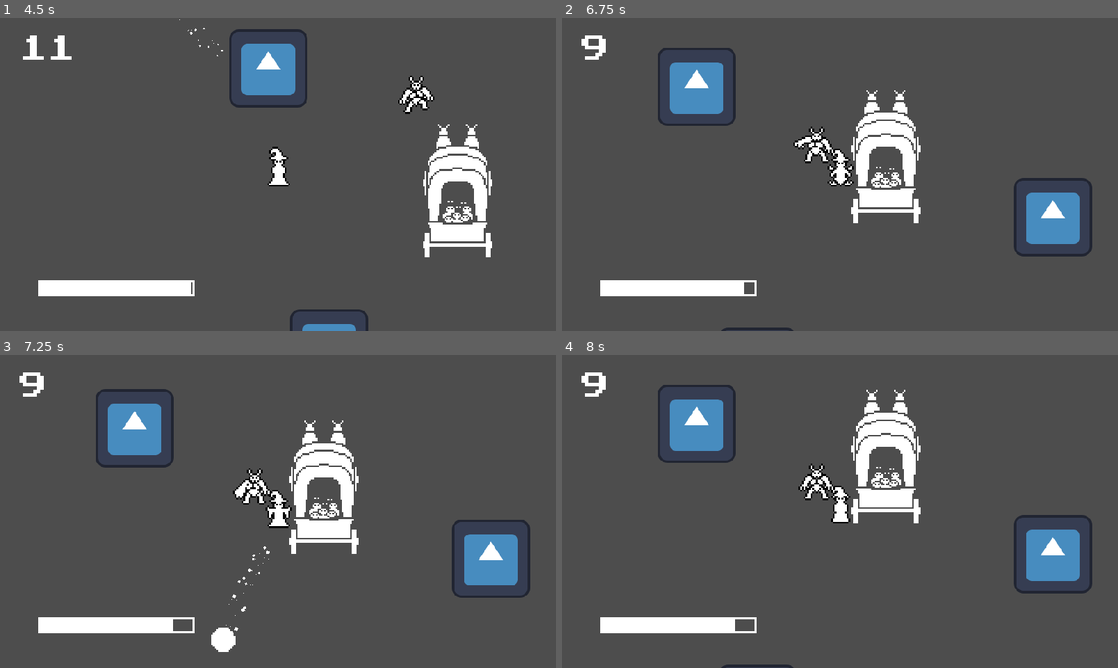
Above: before the commit, frames 1-4 (two rows, left to right).
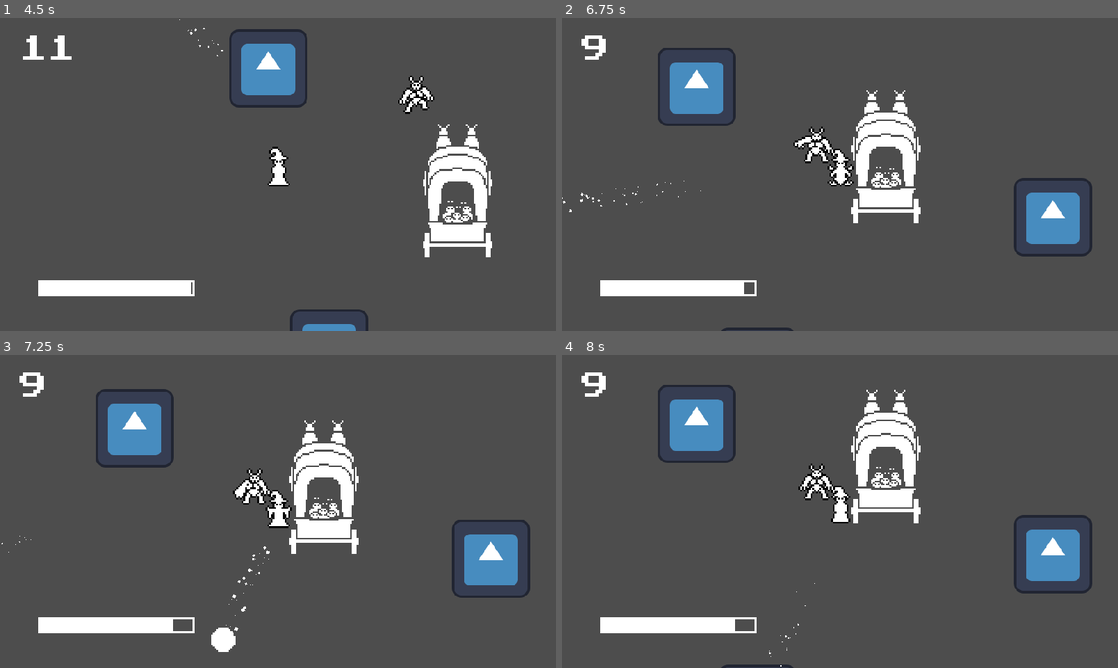
Above: after the commit, the same moments.

Repository: DanX3/1bitjam
Game: Godot game, scene res://scenes/tolo.tscn
Same seed, same stepped clock (60 frames per second), same inputs: the game is played once before the commit and once after it. This scene is started directly instead of the project's main scene. The engine's default icon, where the game draws it, is replaced by a stand-in: a white triangle on a blue panel in a dark square.
Inputs (mouse positions are in pixels of both pictures, inside the frame that each line leads up to):
- Up to frame 1 (4.5 s): tap Enter (ui_accept) at 0.5, 0.77, 1.52, 3.02, 3.77 s; move the mouse to (250, 237) at 0.52 s; hold W (move_up) 0.53-2.03 s; click (250, 237) at 0.6 s; move the mouse to (444, 221) at 1.27 s; click (444, 221) at 1.35 s; move the mouse to (111, 127) at 2.02 s; hold Shift 2.03-2.78 s; hold A (move_left) 2.03-3.53 s; click (111, 127) at 2.3 s; move the mouse to (305, 174) at 2.77 s; tap Space at 2.85 s; click (305, 174) at 3.05 s; move the mouse to (194, 96) at 3.52 s; hold S (move_down) 3.53-4.28 s; click (194, 96) at 3.6 s; move the mouse to (400, 158) at 4.27 s; hold D (move_right) from 4.28 s (still down); click (400, 158) at 4.35 s
- Up to frame 2 (6.75 s): tap Enter (ui_accept) at 4.52, 6.02 s; move the mouse to (728, 190) at 5.02 s; release D (move_right) at 5.03 s; hold W (move_up) 5.03-5.78 s; hold Shift 5.03-5.78 s; click (728, 190) at 5.3 s; move the mouse to (895, 105) at 5.77 s; hold D (move_right) from 5.78 s (still down); tap Space at 5.85 s; click (895, 105) at 6.05 s; move the mouse to (812, 237) at 6.52 s; click (812, 237) at 6.6 s
- Up to frame 3 (7.25 s): keep holding D (move_right); tap Enter (ui_accept) at 6.77 s
- Up to frame 4 (8 s): keep holding D (move_right); move the mouse to (1006, 558) at 7.27 s; click (1006, 558) at 7.35 s; tap Enter (ui_accept) at 7.52 s

Frame 1 is identical in both runs. In frame 2, less than 0.1% of the frame differs, in the area x 0-25%, y 52-62%; in frame 3, less than 0.1%; in frame 4, less than 0.1%.
Error before the commit: Invalid assignment of property or key 'emitting' with value of type 'bool' on a base object of type 'null instance'. (res://scripts/Fireball.gd:20)

Commit message:
fix fireball crash in destroy()

Diff:
--- a/scripts/Fireball.gd
+++ b/scripts/Fireball.gd
@@ -17,10 +17,12 @@
 			queue_free()
 
 func destroy():
-	$Particles1.emitting = false
-	$Particles2.emitting = false
-	get_node("/root/UtilsInstance").destroy_after($Particles1, get_parent(), 1.1)
-	get_node("/root/UtilsInstance").destroy_after($Particles2, get_parent(), 1.1)
+	if $Particles1:
+		$Particles1.emitting = false
+		get_node("/root/UtilsInstance").destroy_after($Particles1, get_parent(), 1.1)
+	if $Particles2:
+		$Particles2.emitting = false
+		get_node("/root/UtilsInstance").destroy_after($Particles2, get_parent(), 1.1)
 	queue_free()
 
 func _on_visible_on_screen_notifier_2d_screen_exited():
